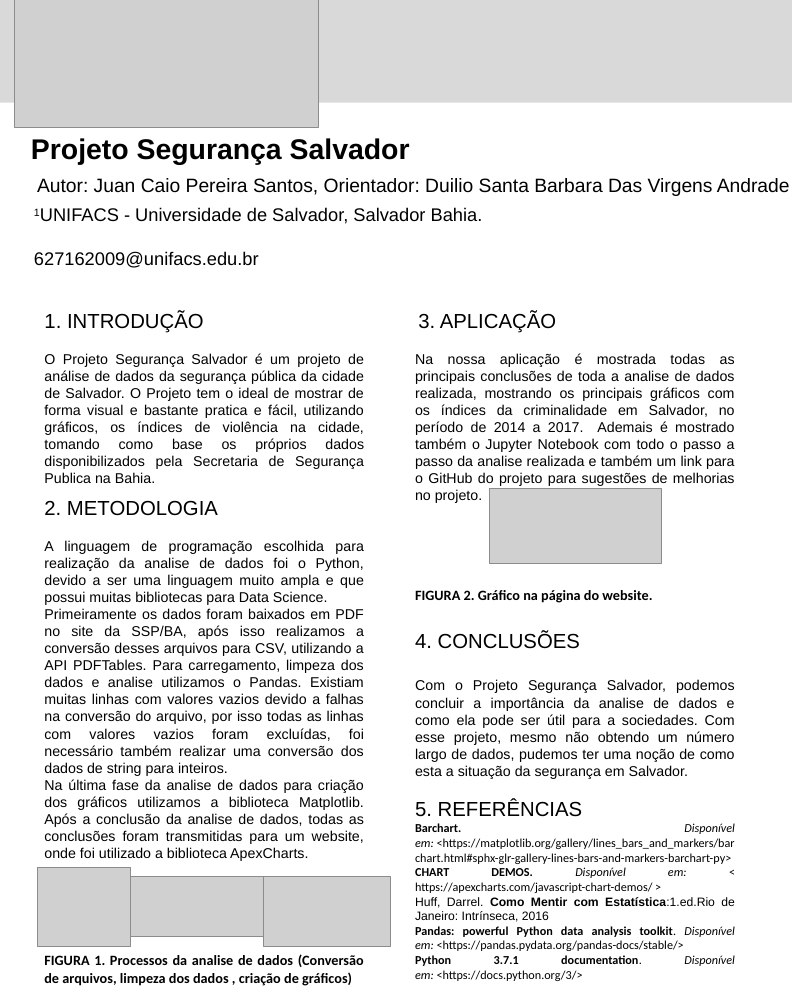
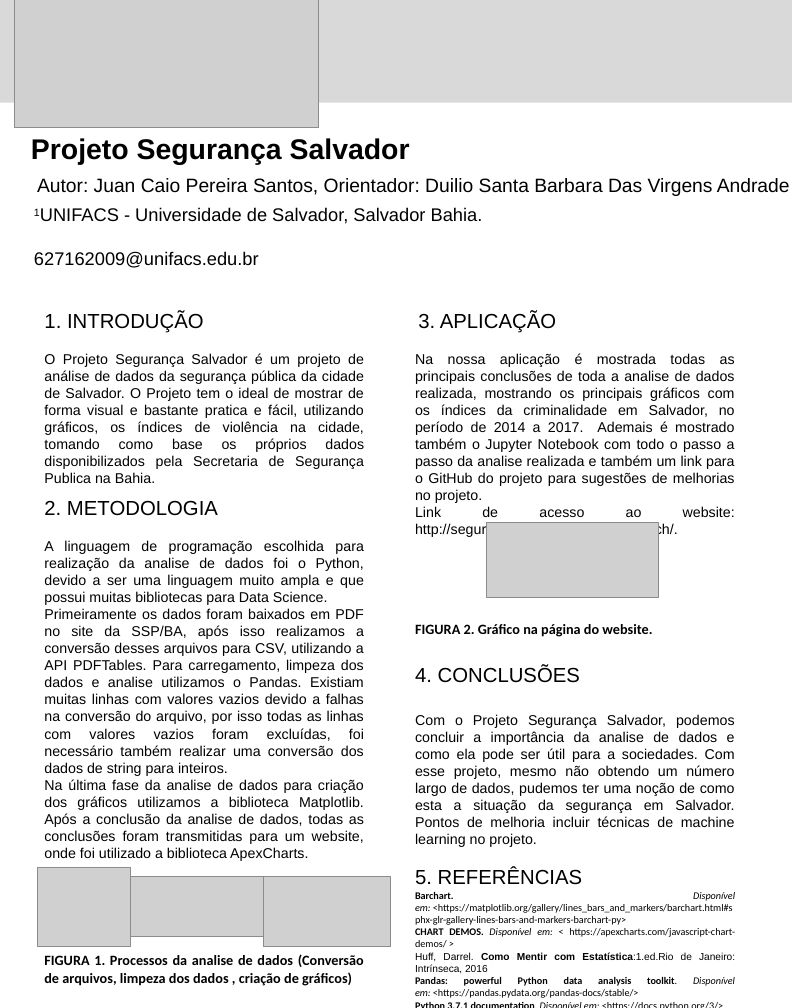
Before and after one commit to jcpsantos/projeto_safe_salvador, a slide deck: slide 1 of artigo.pptx. Drawn at 792x1008 pixels with LibreOffice and Linux fonts; fonts in the diff are those of the drawing; grey boxes stand for pictures. Boxes give left, top, right and bottom in pixels: in the first picture for what was removed or moved away, otherwise in the second. Text is boxed around its words. In the diff, an @@ line names an element or a change of style, - is before the commit and + after.

Commit message:
Melhorias

```diff
--- a/artigo.pptx
+++ b/artigo.pptx
@@ text at (415, 506, 735, 538): paragraph added @@
+Link de acesso ao website: http://segurancasalvador.ieducation.tech/.
@@ picture: place and size @@
-picture at (489, 489, 661, 564)
+picture at (486, 523, 658, 598)
@@ text at (415, 714, 735, 847): text changed @@
-Com o Projeto Segurança Salvador, podemos concluir a importância da analise de dados e como ela pode ser útil para a sociedades. Com esse projeto, mesmo não obtendo um número largo de dados, pudemos ter uma noção de como esta a situação da segurança em Salvador.
+Com o Projeto Segurança Salvador, podemos concluir a importância da analise de dados e como ela pode ser útil para a sociedades. Com esse projeto, mesmo não obtendo um número largo de dados, pudemos ter uma noção de como esta a situação da segurança em Salvador. Pontos de melhoria incluir técnicas de machine learning no projeto.
@@ text at (415, 892, 735, 998): size 12 to 10 pt in "Barchart. Disponível em: <https://matplotlib.org/gallery/lin ...", "CHART DEMOS. Disponível em: < https://apexcharts.com/javascr ...", "Huff, Darrel. Como Mentir com Estatística:1.ed.Rio de ...", "Pandas: powerful Python data analysis toolkit. Disponível ..." and 1 more places @@
```
Also in this commit, not shown: 2 other files.
